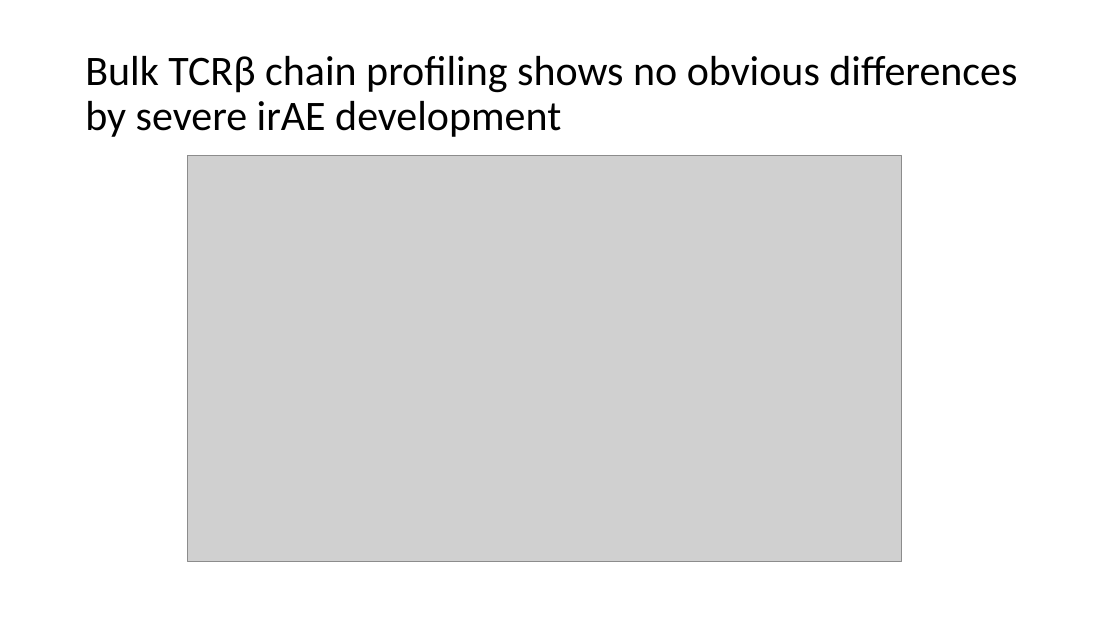
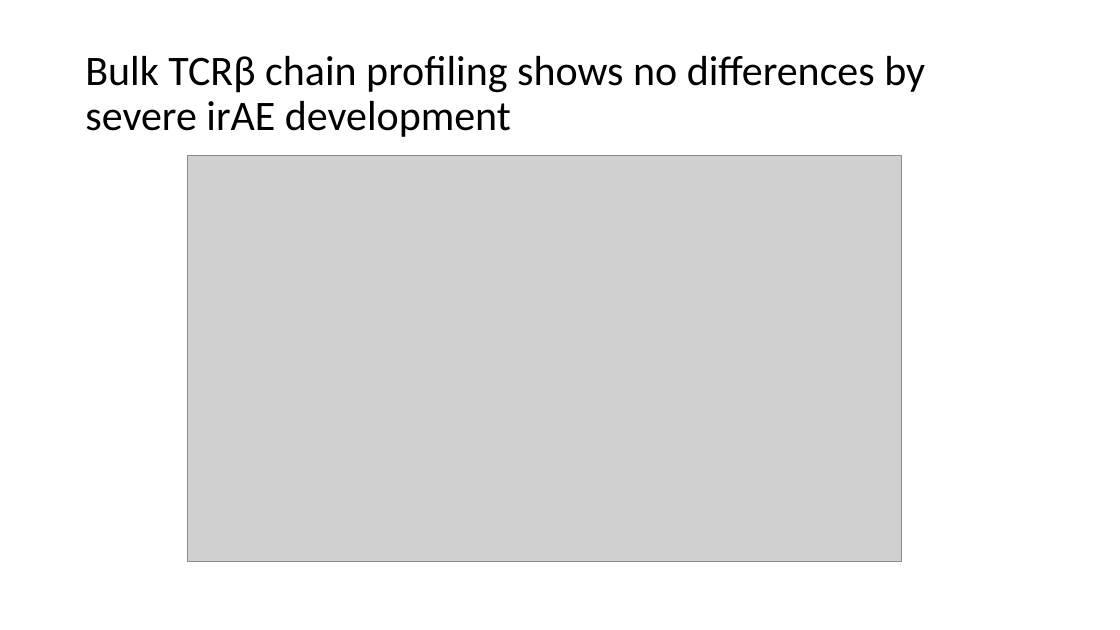
Before and after one commit to tybottorff/bottorffdocs, a slide deck: slide 9 of linsley_postdoc/presentations/weekly_meetings/10_12_23.pptx. Drawn at 1120x630 pixels with LibreOffice and Linux fonts; fonts in the diff are those of the drawing; grey boxes stand for pictures. Boxes give left, top, right and bottom in pixels: in the first picture for what was removed or moved away, otherwise in the second. Text is boxed around its words. In the diff, an @@ line names an element or a change of style, - is before the commit and + after.

```diff
--- a/linsley_postdoc/presentations/weekly_meetings/10_12_23.pptx
+++ b/linsley_postdoc/presentations/weekly_meetings/10_12_23.pptx
@@ title at (x1=85, y1=56, x2=925, y2=137): text changed @@
-Bulk TCRβ chain profiling shows no obvious differences by severe irAE development
+Bulk TCRβ chain profiling shows no differences by severe irAE development
```
Also in this commit, not shown: 6 other slides changed, 1 slide added.
